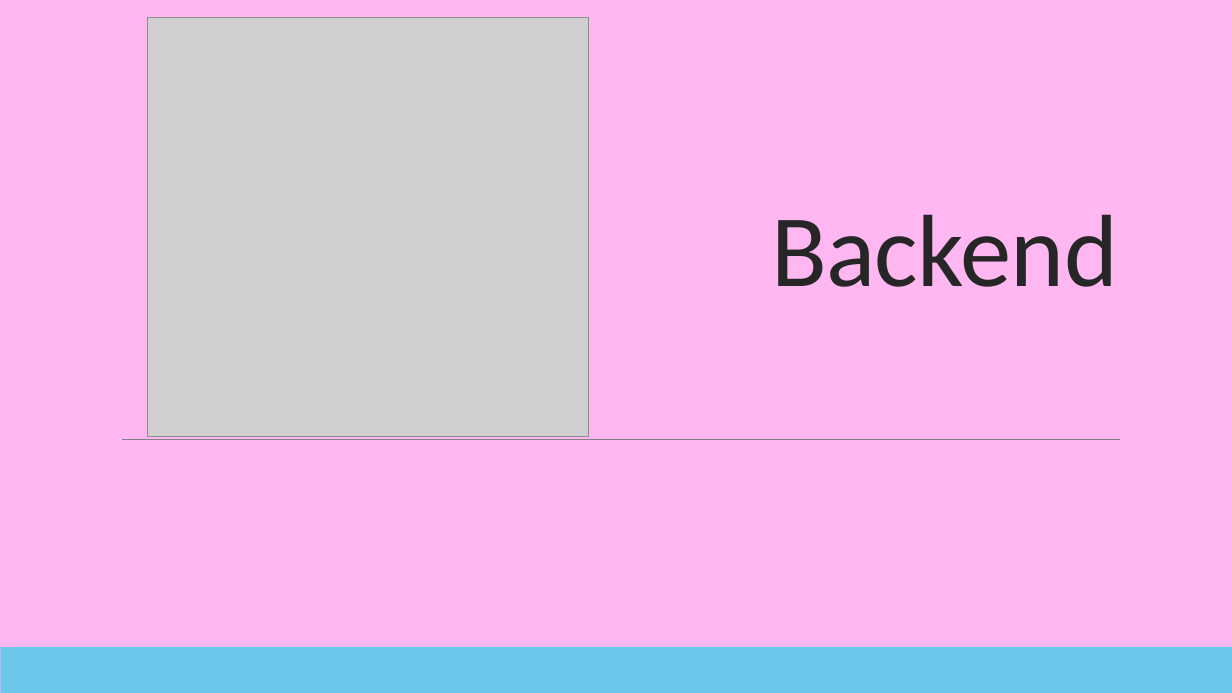
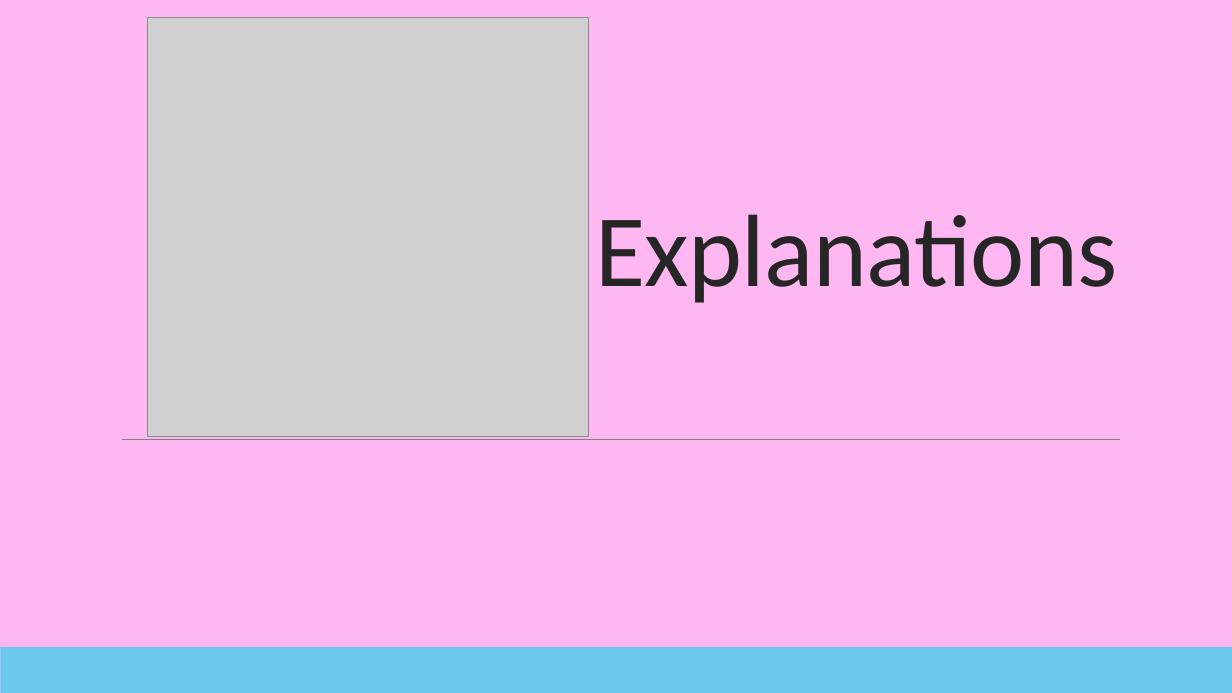
Before and after one commit to todoer-dev/specifications, a slide deck: slide 7 of Presentation/Todoer-dev.pptx. Drawn at 1232x693 pixels with LibreOffice and Linux fonts; fonts in the diff are those of the drawing; grey boxes stand for pictures. Boxes give left, top, right and bottom in pixels: in the first picture for what was removed or moved away, otherwise in the second. Text is boxed around its words. In the diff, an @@ line names an element or a change of style, - is before the commit and + after.

```diff
--- a/Presentation/Todoer-dev.pptx
+++ b/Presentation/Todoer-dev.pptx
@@ title at (595, 214, 1117, 303): text changed @@
-Backend
+Explanations
```
Also in this commit, not shown: 12 other slides changed, 1 other file.
